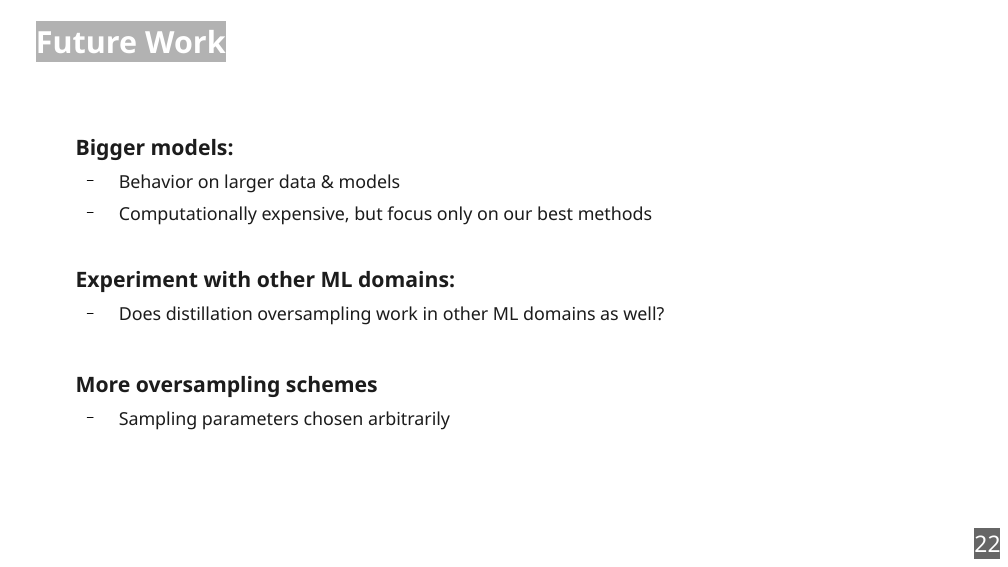
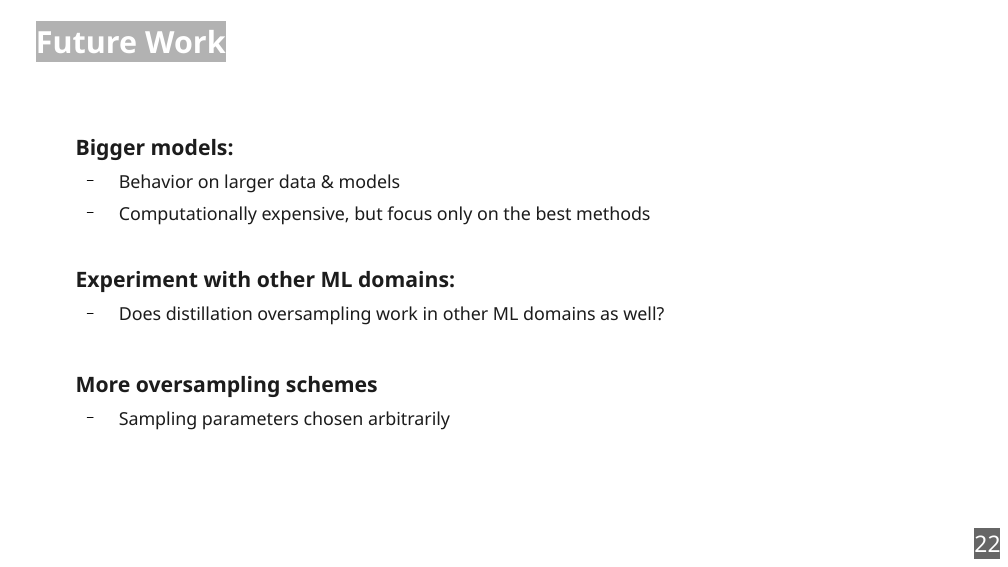
Before and after one commit to zouharvi/reference-mt-distill, a slide deck: slide 22 of meta/naacl_presentation.odp. Drawn at 1008x567 pixels with LibreOffice and Linux fonts; fonts in the diff are those of the drawing. Boxes give left, top, right and bottom in pixels: in the first picture for what was removed or moved away, otherwise in the second. Text is boxed around its words. In the diff, an @@ line names an element or a change of style, - is before the commit and + after.

Commit message:
final presentation update

```diff
--- a/meta/naacl_presentation.odp
+++ b/meta/naacl_presentation.odp
@@ text at [119,206,650,225]: text changed @@
-  − Computationally expensive, but focus only on our best methods
+  − Computationally expensive, but focus only on the best methods
```
